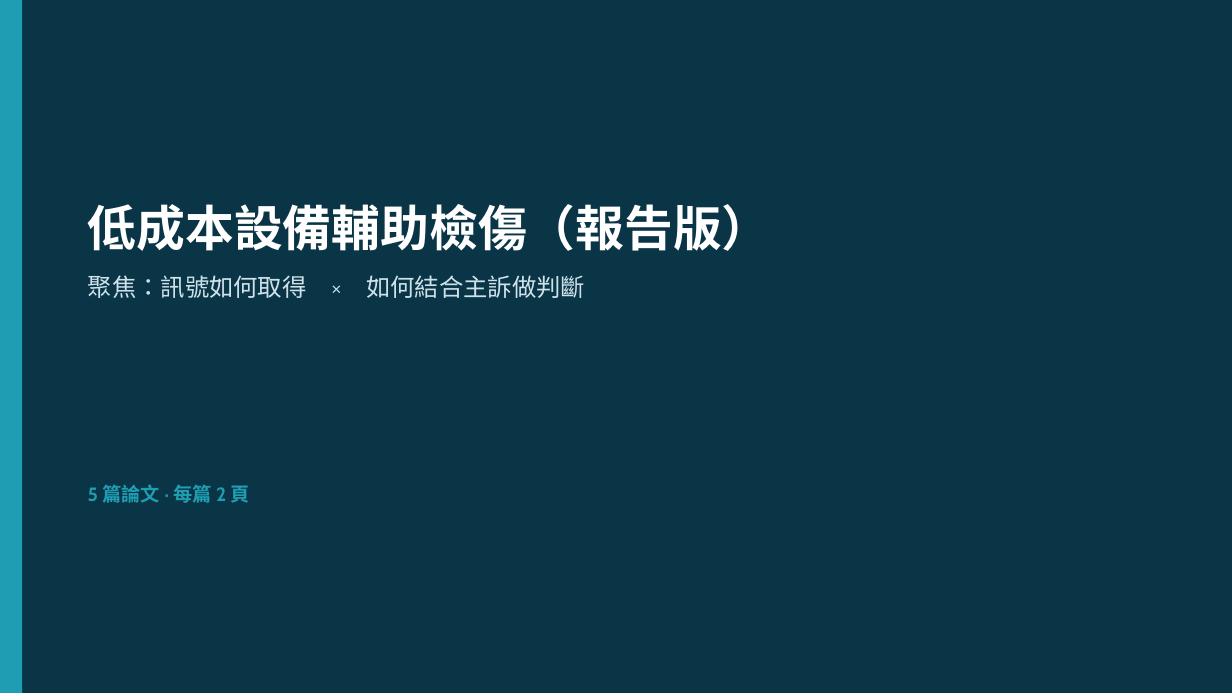
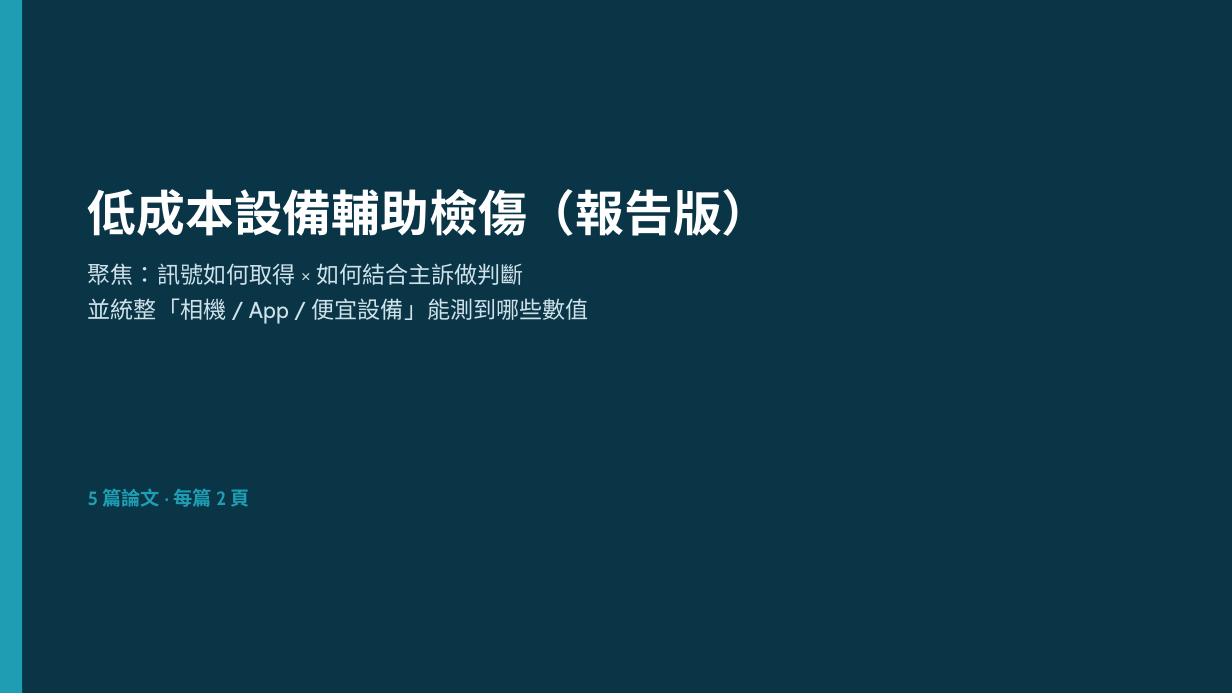
Before and after one commit to dmr1123/triage, a slide deck: slide 1 of ppt/低成本設備輔助檢傷_報告版.pptx. Drawn at 1232x693 pixels with LibreOffice and Linux fonts; fonts in the diff are those of the drawing. Boxes give left, top, right and bottom in pixels: in the first picture for what was removed or moved away, otherwise in the second. Text is boxed around its words. In the diff, an @@ line names an element or a change of style, - is before the commit and + after.

```diff
--- a/ppt/低成本設備輔助檢傷_報告版.pptx
+++ b/ppt/低成本設備輔助檢傷_報告版.pptx
@@ text at [88, 189, 771, 285]: size 19 to 18 pt in "聚焦：訊號如何取得 × 如何結合主訴做判斷"; line spacing 1.06 to 1.05; more space between paragraphs; less space between paragraphs @@
@@ text "低成本設備輔助檢傷（報告版）": place and size @@
-text "低成本設備輔助檢傷（報告版）" at [88, 204, 771, 298]
+text "低成本設備輔助檢傷（報告版）" at [88, 189, 771, 324]
@@ text at [88, 298, 589, 324]: paragraph added @@
+並統整「相機 / App / 便宜設備」能測到哪些數值
@@ text "5 篇論文 · 每篇 2 ...": place and size @@
-text "5 篇論文 · 每篇 2 ..." at [88, 485, 250, 503]
+text "5 篇論文 · 每篇 2 ..." at [88, 489, 250, 507]
```
Also in this commit, not shown: 4 other slides changed, 2 slides added, 4 other files.
